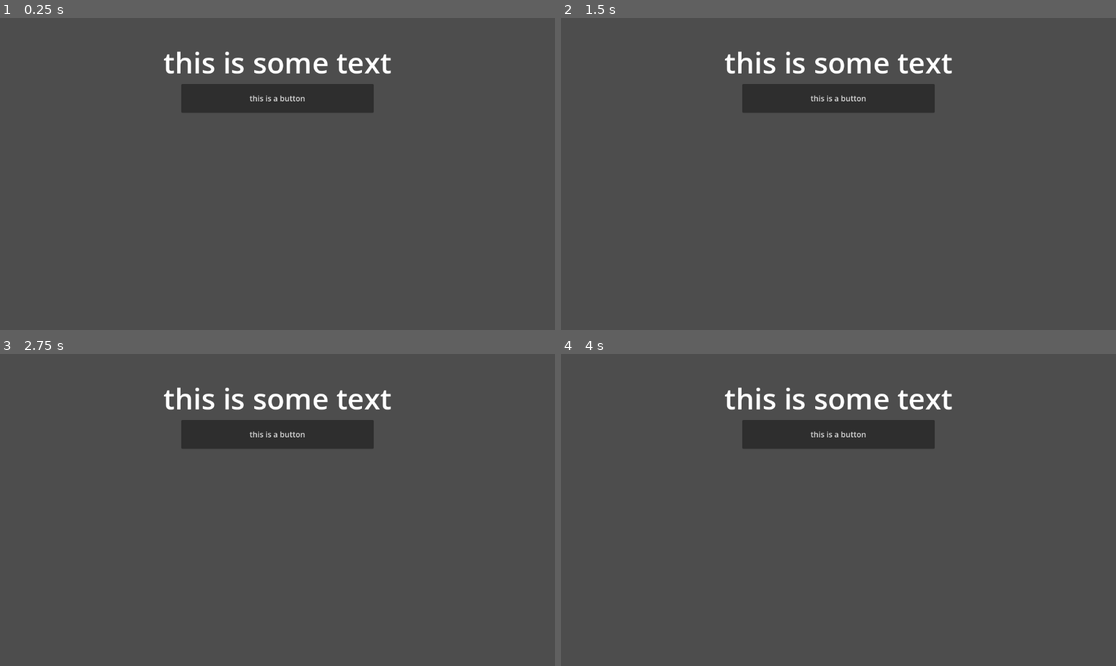
Above: before the commit, frames 1-4 (two rows, left to right).
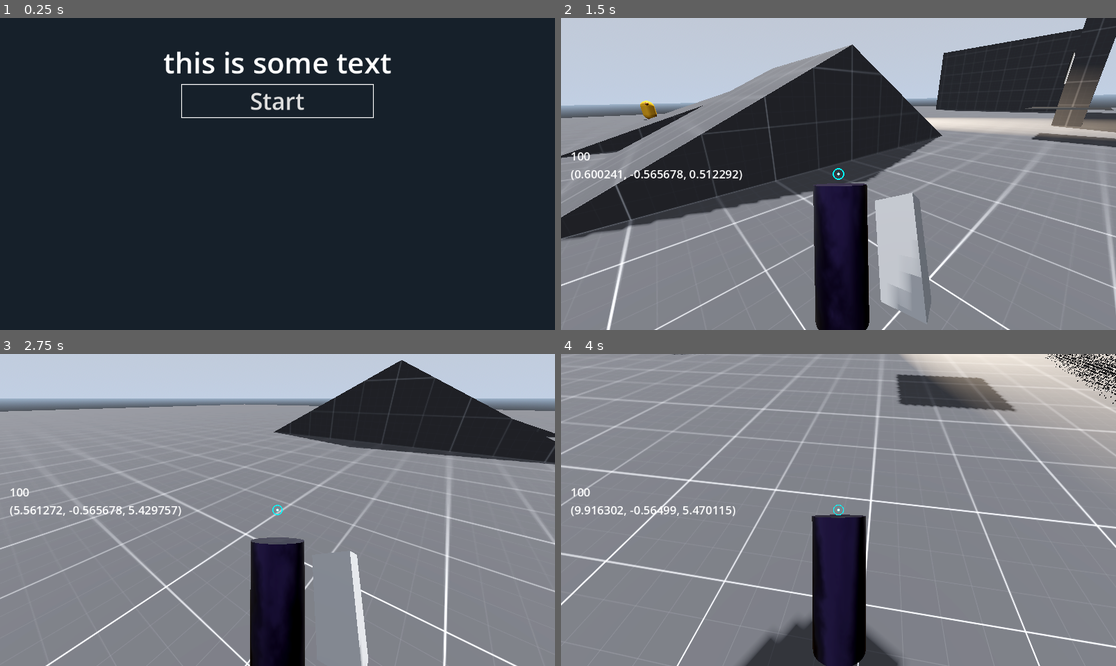
Above: after the commit, the same moments.

Repository: solirides/the-painter
Game: Godot game, scene res://modules/menu/main_menu.tscn
Same seed, same stepped clock (60 frames per second), same inputs: the game is played once before the commit and once after it. This scene is started directly instead of the project's main scene. The engine's default icon, where the game draws it, is replaced by a stand-in: a white triangle on a blue panel in a dark square.
Inputs (mouse positions are in pixels of both pictures, inside the frame that each line leads up to):
- Up to frame 1 (0.25 s): no input
- Up to frame 2 (1.5 s): click (838, 99) at 0.5 s, where only the run before the commit has a clickable "this is a button"; tap Enter at 1.25 s; move the mouse to (960, 158) at 1.27 s; hold D (move_right) from 1.28 s (still down); click (960, 158) at 1.35 s
- Up to frame 3 (2.75 s): right-click (399, 494) at 1.55 s; move the mouse to (166, 525) at 2.02 s; release D (move_right) at 2.03 s; hold S (move_backward) from 2.03 s (still down); right-click (166, 525) at 2.1 s; click (166, 525) at 2.3 s
- Up to frame 4 (4 s): move the mouse to (894, 441) at 2.77 s; release S (move_backward) at 2.78 s; hold D (move_right) 2.78-3.53 s; tap 1 (item_1) at 2.85 s; right-click (894, 441) at 3.05 s; move the mouse to (810, 572) at 3.52 s; hold W (move_forward) from 3.53 s (still down); tap 2 (item_2) at 3.6 s; click (810, 572) at 3.8 s

The runs differ from the first frame. In frame 1, 96% of the frame differs, in the area x 0-100%, y 0-100%; in frame 2, 95%; in frame 3, 98%; in frame 4, 99%.

Commit message:
not great level design

Diff:
--- /dev/null
+++ b/assets/materials/gui_theme.tres
@@ -0,0 +1,32 @@
+[gd_resource type="Theme" format=3 uid="uid://e5x3p6nug38q"]
+
+[sub_resource type="StyleBoxFlat" id="StyleBoxFlat_104uy"]
+bg_color = Color(1, 1, 1, 0)
+border_width_left = 2
+border_width_top = 2
+border_width_right = 2
+border_width_bottom = 2
+border_color = Color(1, 1, 1, 1)
+
+[sub_resource type="StyleBoxFlat" id="StyleBoxFlat_421kl"]
+bg_color = Color(1, 1, 1, 0)
+border_width_left = 2
+border_width_top = 2
+border_width_right = 2
+border_width_bottom = 2
+border_color = Color(1, 1, 1, 1)
+
+[sub_resource type="StyleBoxFlat" id="StyleBoxFlat_jkeht"]
+bg_color = Color(1, 1, 1, 0)
+border_width_left = 2
+border_width_top = 2
+border_width_right = 2
+border_width_bottom = 2
+border_color = Color(1, 1, 1, 1)
+
+[resource]
+Button/colors/font_pressed_color = Color(0, 0.5500002, 1, 1)
+Button/font_sizes/font_size = 48
+Button/styles/hover = SubResource("StyleBoxFlat_104uy")
+Button/styles/normal = SubResource("StyleBoxFlat_421kl")
+Button/styles/pressed = SubResource("StyleBoxFlat_jkeht")
--- /dev/null
+++ b/modules/menu/main_menu.gd
@@ -0,0 +1,15 @@
+extends Control
+
+
+# Called when the node enters the scene tree for the first time.
+func _ready() -> void:
+	pass # Replace with function body.
+
+
+# Called every frame. 'delta' is the elapsed time since the previous frame.
+func _process(delta: float) -> void:
+	pass
+
+
+func _on_start_button_down() -> void:
+	GameManager.load_level("res://scenes/testing.tscn")
--- a/modules/menu/main_menu.tscn
+++ b/modules/menu/main_menu.tscn
@@ -1,4 +1,7 @@
 [gd_scene format=3 uid="uid://bee5xk2y3h3sb"]
+
+[ext_resource type="Script" uid="uid://ct52u8o7rtuyn" path="res://modules/menu/main_menu.gd" id="1_6s0ul"]
+[ext_resource type="Theme" uid="uid://e5x3p6nug38q" path="res://assets/materials/gui_theme.tres" id="2_cvkr5"]
 
 [sub_resource type="LabelSettings" id="LabelSettings_b3f0m"]
 font_size = 60
@@ -10,6 +13,16 @@
 anchor_bottom = 1.0
 grow_horizontal = 2
 grow_vertical = 2
+script = ExtResource("1_6s0ul")
+
+[node name="ColorRect" type="ColorRect" parent="." unique_id=861771318]
+layout_mode = 1
+anchors_preset = 15
+anchor_right = 1.0
+anchor_bottom = 1.0
+grow_horizontal = 2
+grow_vertical = 2
+color = Color(0.08718056, 0.12609556, 0.16351992, 1)
 
 [node name="VBoxContainer" type="VBoxContainer" parent="." unique_id=1456400219]
 layout_mode = 1
@@ -23,15 +36,18 @@
 grow_horizontal = 2
 grow_vertical = 2
 
-[node name="Label" type="Label" parent="VBoxContainer" unique_id=239565830]
+[node name="Title" type="Label" parent="VBoxContainer" unique_id=239565830]
 layout_mode = 2
 text = "this is some text"
 label_settings = SubResource("LabelSettings_b3f0m")
 horizontal_alignment = 1
 
-[node name="Button" type="Button" parent="VBoxContainer" unique_id=684897448]
+[node name="Start" type="Button" parent="VBoxContainer" unique_id=684897448]
 custom_minimum_size = Vector2(400, 60)
 layout_mode = 2
 size_flags_horizontal = 4
 size_flags_vertical = 4
-text = "this is a button"
+theme = ExtResource("2_cvkr5")
+text = "Start"
+
+[connection signal="button_down" from="VBoxContainer/Start" to="." method="_on_start_button_down"]
--- a/modules/paintbrush/paintbrush.gd
+++ b/modules/paintbrush/paintbrush.gd
@@ -123,7 +123,7 @@
 			var cutoff = eye.radius * eye.scale.x / (spatial_distance * 2*sin(player.fov / 2.0)) * get_viewport().get_visible_rect().size.y
 			#print(str(screen_distance) + " " + str(cutoff))
 			if screen_distance <= hit_radius + cutoff:
-				print("potential target hit")
+				#print("potential target hit")
 				potential_targets.append(eye)
 				#eye.damage()
 
@@ -133,7 +133,7 @@
 			# if within distance range
 			if distance >= min_distance and distance <= max_distance:
 				#target.damage()
-				print("within range")
+				#print("within range")
 				player.mobile_raycast.look_at(target.global_position)
 				player.mobile_raycast.force_raycast_update()
 				if player.mobile_raycast.is_colliding():
@@ -157,15 +157,19 @@
 	if canvas_mode == true:
 		player.camera_mode = player.CameraMode.DAMPED
 		player.speed_multiplier = 0.05
-		print("canvas mode")
+		print("enter canvas mode")
+		var tween = create_tween()
+		tween.tween_property(player.camera, "fov", 50, 0.4).set_ease(Tween.EASE_IN_OUT)
 	elif canvas_mode == false:
 		player.camera_mode = player.CameraMode.STANDARD
 		player.speed_multiplier = 1
 		print("exit canvas mode")
+		var tween = create_tween()
+		tween.tween_property(player.camera, "fov", player.fov, 0.4).set_ease(Tween.EASE_IN_OUT)
 
 
 func primary_down(player):
-	print("draw")
+	#print("draw")
 
 	#var array = []
 	var pos = player.camera.project_position(get_viewport().get_visible_rect().size/2, projection_distance)
@@ -213,6 +217,7 @@
 
 
 func dist(p:Vector2, a:Vector2, b:Vector2):
+	# find the distance between a point and line segment
 	var ab = b - a
 	var ap = p - a
 	var result = 0
--- a/modules/singleton/game_manager.gd
+++ b/modules/singleton/game_manager.gd
@@ -1 +1,5 @@
 extends Node
+
+
+func load_level(scene:String):
+	get_tree().change_scene_to_file(scene)
--- a/project.godot
+++ b/project.godot
@@ -72,6 +72,11 @@
 "events": [Object(InputEventKey,"resource_local_to_scene":false,"resource_name":"","device":-1,"window_id":0,"alt_press …(191 unchanged characters)…
 ]
 }
+spawn={
+"deadzone": 0.2,
+"events": [Object(InputEventKey,"resource_local_to_scene":false,"resource_name":"","device":-1,"window_id":0,"alt_pressed":false,"shift_pressed":false,"ctrl_pressed":false,"meta_pressed":false,"pressed":false,"keycode":0,"physical_keycode":84,"key_label":0,"unicode":116,"location":0,"echo":false,"script":null)
+]
+}
 
 [layer_names]
 
--- /dev/null
+++ b/scenes/level0.tscn
@@ -0,0 +1,103 @@
+[gd_scene format=3 uid="uid://pampopdc4fuj"]
+
+[ext_resource type="Texture2D" uid="uid://bnjnqm23outkr" path="res://assets/textures/Vector/texture_04.svg" id="1_4exd7"]
+[ext_resource type="PackedScene" uid="uid://m8gydod73rj2" path="res://modules/player.tscn" id="2_ic6my"]
+
+[sub_resource type="StandardMaterial3D" id="StandardMaterial3D_ic6my"]
+albedo_texture = ExtResource("1_4exd7")
+uv1_scale = Vector3(0.5, 0.5, 0.5)
+uv1_triplanar = true
+uv1_world_triplanar = true
+
+[sub_resource type="ProceduralSkyMaterial" id="ProceduralSkyMaterial_ic6my"]
+sky_top_color = Color(0.621162, 0.6478488, 0.7047335, 1)
+sky_horizon_color = Color(0.62378114, 0.6873688, 0.7940533, 1)
+ground_bottom_color = Color(0.1183015, 0.09682839, 0.07266381, 1)
+ground_horizon_color = Color(0.48732114, 0.5641012, 0.66097665, 1)
+
+[sub_resource type="Sky" id="Sky_pcu7d"]
+sky_material = SubResource("ProceduralSkyMaterial_ic6my")
+
+[sub_resource type="Environment" id="Environment_qsrgx"]
+background_mode = 2
+sky = SubResource("Sky_pcu7d")
+tonemap_mode = 2
+ssao_enabled = true
+sdfgi_enabled = true
+glow_enabled = true
+volumetric_fog_enabled = true
+volumetric_fog_density = 0.009
+volumetric_fog_albedo = Color(0.71738833, 0.77920145, 0.90055007, 1)
+
+[node name="Level0" type="Node3D" unique_id=1888763726]
+
+[node name="CSGCombiner3D" type="CSGCombiner3D" parent="." unique_id=705732930]
+material_override = SubResource("StandardMaterial3D_ic6my")
+use_collision = true
+
+[node name="CSGBox3D" type="CSGBox3D" parent="CSGCombiner3D" unique_id=243090553]
+transform = Transform3D(1, 0, 0, 0, 1, 0, 0, 0, 1, 0, -4, 0)
+size = Vector3(80, 4, 80)
+
+[node name="CSGBox3D2" type="CSGBox3D" parent="CSGCombiner3D" unique_id=31648693]
+transform = Transform3D(1, 0, 0, 0, 1, 0, 0, 0, 1, 0, 6, 0)
+size = Vector3(80, 4, 80)
+
+[node name="CSGBox3D3" type="CSGBox3D" parent="CSGCombiner3D" unique_id=1578429133]
+transform = Transform3D(1, 0, 0, 0, 1, 0, 0, 0, 1, 9, 1, 4.5)
+size = Vector3(1, 7, 28)
+
+[node name="CSGBox3D4" type="CSGBox3D" parent="CSGCombiner3D" unique_id=381254072]
+transform = Transform3D(1, 0, 0, 0, 1, 0, 0, 0, 1, -6, 1, -1)
+size = Vector3(1, 7, 17)
+
+[node name="CSGBox3D7" type="CSGBox3D" parent="CSGCombiner3D" unique_id=682562249]
+transform = Transform3D(1, 0, 0, 0, 1, 0, 0, 0, 1, -12, 1, 11)
+size = Vector3(1, 7, 17)
+
+[node name="CSGBox3D9" type="CSGBox3D" parent="CSGCombiner3D" unique_id=66347769]
+transform = Transform3D(1, 0, 0, 0, 1, 0, 0, 0, 1, -16, 1, -4)
+size = Vector3(1, 7, 47)
+
+[node name="CSGBox3D8" type="CSGBox3D" parent="CSGCombiner3D" unique_id=667731756]
+transform = Transform3D(1, 0, 0, 0, 1, 0, 0, 0, 1, -12, 1, -4)
+size = Vector3(1, 7, 5)
+
+[node name="CSGBox3D5" type="CSGBox3D" parent="CSGCombiner3D" unique_id=169566990]
+transform = Transform3D(1, 0, 0, 0, 1, 0, 0, 0, 1, 1.5, 1, -9.999001)
+size = Vector3(16, 7, 1)
+
+[node name="CSGBox3D11" type="CSGBox3D" parent="CSGCombiner3D" unique_id=747550777]
+transform = Transform3D(1, 0, 0, 0, 1, 0, 0, 0, 1, 4, 1, -13.999001)
+size = Vector3(27, 7, 1)
+
+[node name="CSGBox3D12" type="CSGBox3D" parent="CSGCombiner3D" unique_id=1815929578]
+transform = Transform3D(1, 0, 0, 0, 1, 0, 0, 0, 1, -3.5, 1, -17.999)
+size = Vector3(26, 7, 1)
+
+[node name="CSGBox3D6" type="CSGBox3D" parent="CSGCombiner3D" unique_id=83895083]
+transform = Transform3D(1, 0, 0, 0, 1, 0, 0, 0, 1, 1.5, 1, 11.000999)
+size = Vector3(16, 7, 1)
+
+[node name="CSGBox3D10" type="CSGBox3D" parent="CSGCombiner3D" unique_id=2036387929]
+transform = Transform3D(1, 0, 0, 0, 1, 0, 0, 0, 1, -1.5, 1, 18.001)
+size = Vector3(22, 7, 1)
+
+[node name="Player" parent="." unique_id=499699460 instance=ExtResource("2_ic6my")]
+
+[node name="OmniLight3D" type="OmniLight3D" parent="." unique_id=436275540]
+transform = Transform3D(1, 0, 0, 0, 1, 0, 0, 0, 1, 4.810107, 2.939943, -6.008116)
+light_color = Color(0.6368828, 0.8220899, 0.94695324, 1)
+light_energy = 6.543
+omni_range = 15.223
+omni_attenuation = 2.0
+
+[node name="OmniLight3D2" type="OmniLight3D" parent="." unique_id=1629766850]
+transform = Transform3D(1, 0, 0, 0, 1, 0, 0, 0, 1, -13.354579, 2.939943, -9.571871)
+light_color = Color(0.6368828, 0.8220899, 0.94695324, 1)
+light_energy = 9.506
+omni_range = 27.448
+omni_attenuation = 2.0
+
+[node name="WorldEnvironment" type="WorldEnvironment" parent="." unique_id=982369484]
+environment = SubResource("Environment_qsrgx")
Not shown, added: modules/menu/main_menu.gd.uid
